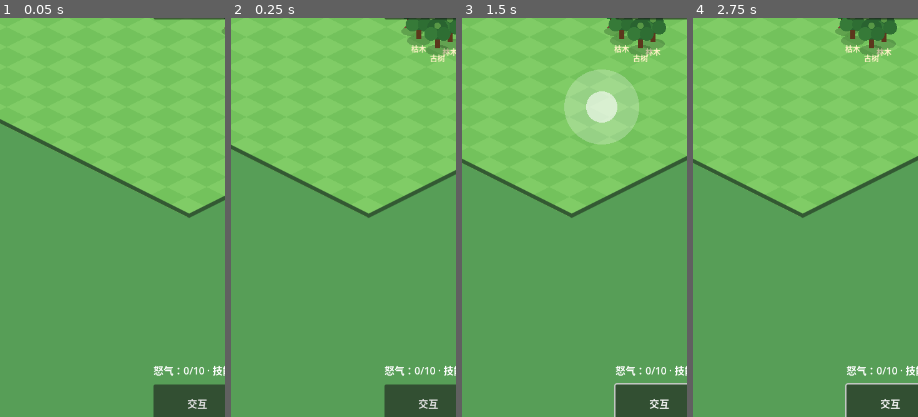
Above: before the commit, frames 1-4 (left to right).
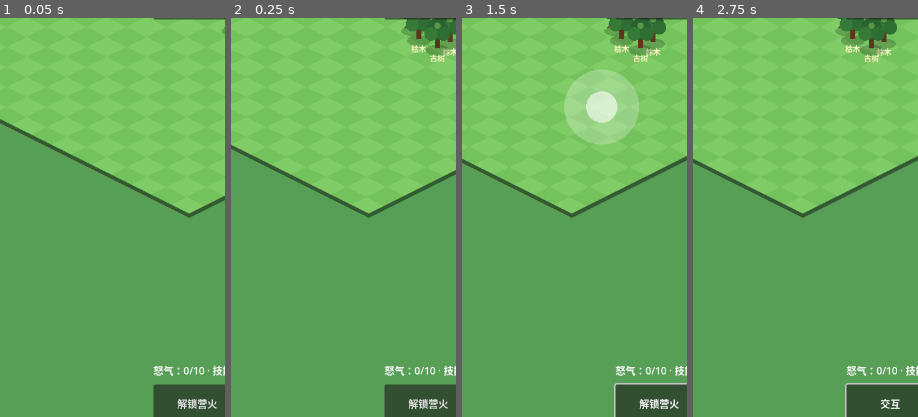
Above: after the commit, the same moments.

Repository: oneyi53/game
Game: Godot game, scene res://scenes/main.tscn
The game is run twice, just before and just after one commit, with the same random seed, the same clock (stepped at 60 frames per second) and the same inputs.
Inputs (mouse positions are % of the whole screen's width and height, from its top left):
- Up to frame 1 (0.05 s): no input
- Up to frame 2 (0.25 s): no input
- Up to frame 3 (1.5 s): click "交互" (after the commit: "解锁营火") at 0.5 s; tap Enter at 1.25 s; move the mouse to (72, 45) at 1.27 s; hold Right (ui_right) from 1.28 s (still down); tap E at 1.35 s; click (72, 45) at 1.42 s
- Up to frame 4 (2.75 s): tap Space at 1.52 s; release Right (ui_right) at 2 s; drag from (30, 55) to (93, 47) at 2.02 s
The pictures show only the part of the screen within x 41-91%, y 34-84%; the shares and areas given below are measured in that part.

The runs differ from the first frame. In frame 1, 0.3% of the frame differs, in the area x 78-97%, y 95-98%; in frame 2, 0.3%; in frame 3, 0.3%; in frame 4, nothing differs.
Error in both runs: Trying to assign value of type 'Node2D' to a variable of type 'exploration_fog.gd'. (res://scripts/core/main.gd:276)

Commit message:
Fix harvest input timing and interaction prompt priority

Diff:
--- a/scripts/core/main.gd
+++ b/scripts/core/main.gd
@@ -747,14 +747,17 @@
     _update_world_visuals()
     camera.position = _projected_camera_position(captain.global_position)
     hud.set_skill_cooldown(float(captain.rage), captain.rage >= Hero.SKILL_RAGE_COST)
-    _update_resource_harvest(delta)
-    _refresh_resource_prompt()
-    _update_exploration(delta)
+    # Resolve this frame's movement input before checking harvest cancellation;
+    # otherwise the harvest state observes the previous frame and can complete
+    # one tick after the player has started moving.
     var screen_input: Vector2 = Input.get_vector("ui_left", "ui_right", "ui_up", "ui_down")
     if joystick.vector.length() > 0.1:
         screen_input = joystick.vector
     var world_input := Vector2(screen_input.x + 2.0 * screen_input.y, -screen_input.x + 2.0 * screen_input.y)
     captain.move_input = world_input.normalized()
+    _update_resource_harvest(delta)
+    _refresh_resource_prompt()
+    _update_exploration(delta)
     _tick_respawns(delta)
 
 func _update_exploration(delta: float) -> void:
@@ -858,6 +861,16 @@
         return
     if harvest_target != null and is_instance_valid(harvest_target):
         hud.set_interact_prompt("采集中…")
+        return
+    # Keep interaction affordances aligned with the actual interaction
+    # priority: campfire first, then chest, then resource nodes.
+    if campfire_node != null and campfire_node.visible and camp_manager != null and not camp_manager.campfire_order.is_empty():
+        var campfire_entry = camp_manager.campfire(camp_manager.campfire_order[0])
+        if campfire_entry != null and captain.global_position.distance_to(campfire_node.global_position) < 80.0:
+            hud.set_interact_prompt("传送" if camp_manager.is_campfire_unlocked(str(campfire_entry["id"])) else "解锁营火")
+            return
+    if chest_node != null and chest_node.visible and captain.global_position.distance_to(chest_node.global_position) < 80.0:
+        hud.set_interact_prompt("开启宝箱" if not chest_node.is_open else "已开启")
         return
     var nearest_node: Node2D = _nearest_resource_node(90.0)
     if nearest_node == null:
